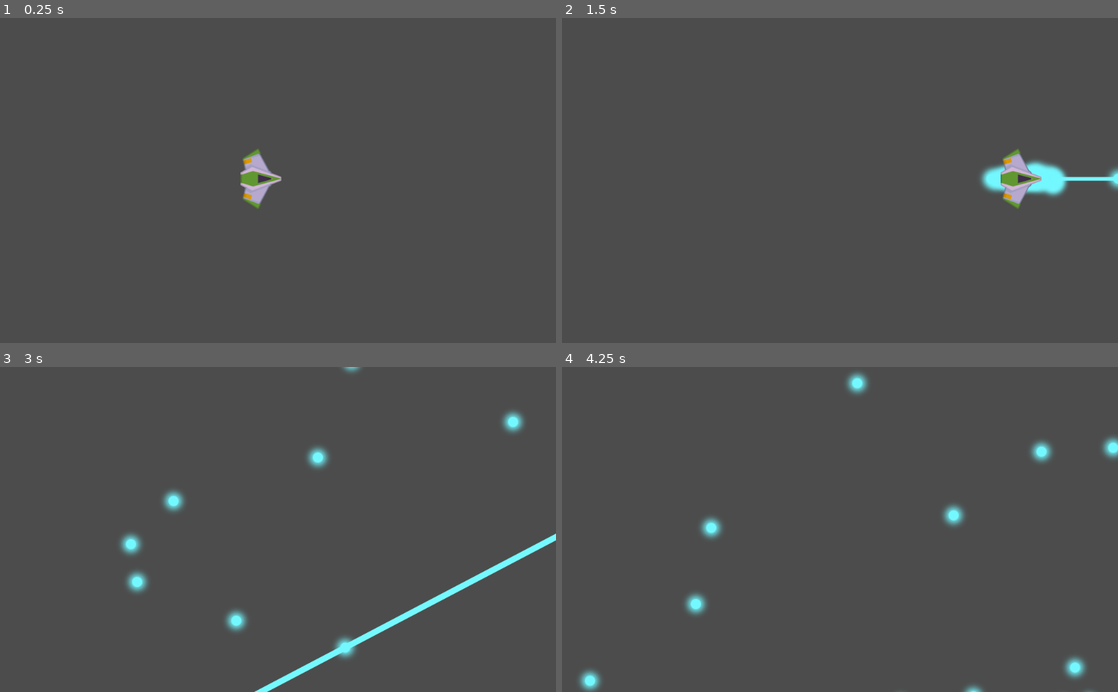
Above: before the commit, frames 1-4 (two rows, left to right).
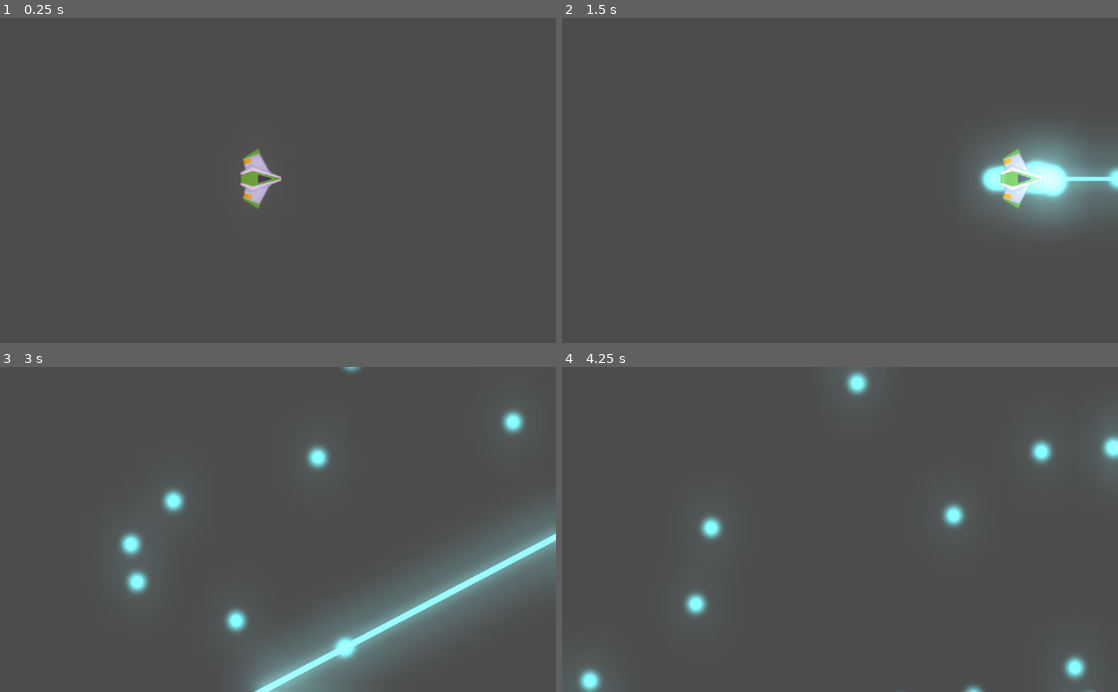
Above: after the commit, the same moments.

Repository: ismael29h/mete0rit0s-juego
Game: Godot game, scene res://Juego/Niveles/NivelTest.tscn
Same seed, same stepped clock (60 frames per second), same inputs: the game is played once before the commit and once after it.
Inputs:
- Up to frame 1 (0.25 s): no input
- Up to frame 2 (1.5 s): tap Enter at 0.5 s; hold W (mover_adelante) 0.53-1.28 s; hold Space (disparo_principal) 0.53-1.28 s; tap Shift (disparo_secundario) at 1.35 s
- Up to frame 3 (3 s): hold A (mover_antihorario) 2.03-2.78 s; hold W (mover_adelante) from 2.03 s (still down); tap S (mover_atrás) at 2.85 s
- Up to frame 4 (4.25 s): release W (mover_adelante) at 3.53 s; hold D (mover_horario) from 3.53 s (still down)

The runs differ from the first frame. In frame 2, 5.7% of the frame differs, in the area x 74-100%, y 34-64%; in frame 3, 11%, in the area x 21-100%, y 13-100%; in frame 4, 1.5%.

Commit message:
Ajustes de default_env.tres (enviroment, glow), WorldEnviroment, etc

Diff:
--- a/Juego/Niveles/NivelTest.tscn
+++ b/Juego/Niveles/NivelTest.tscn
@@ -1,10 +1,14 @@
-[gd_scene load_steps=3 format=2]
+[gd_scene load_steps=4 format=2]
 
 [ext_resource path="res://Juego/Naves/Player/Player.tscn" type="PackedScene" id=1]
 [ext_resource path="res://Juego/Niveles/Nivel.gd" type="Script" id=2]
+[ext_resource path="res://default_env.tres" type="Environment" id=3]
 
 [node name="NivelTest" type="Node2D"]
 script = ExtResource( 2 )
 
+[node name="WorldEnvironment" type="WorldEnvironment" parent="."]
+environment = ExtResource( 3 )
+
 [node name="Player" parent="." instance=ExtResource( 1 )]
 position = Vector2( 481, 297 )
--- a/Juego/Proyectiles/LaserBeam2D.tscn
+++ b/Juego/Proyectiles/LaserBeam2D.tscn
@@ -30,6 +30,7 @@
 gravity = Vector2( 0, 0 )
 initial_velocity = 25.0
 initial_velocity_random = 1.0
+angular_velocity = 720.0
 
 [node name="BeamParticles2D" type="CPUParticles2D" parent="."]
 modulate = Color( 1.5, 1.5, 1.5, 1 )
@@ -45,6 +46,7 @@
 gravity = Vector2( 0, 0 )
 initial_velocity = 25.0
 initial_velocity_random = 1.0
+angular_velocity = 720.0
 
 [node name="CollisionParticles2D" type="CPUParticles2D" parent="."]
 modulate = Color( 1.5, 1.5, 1.5, 1 )
@@ -57,6 +59,7 @@
 gravity = Vector2( 0, 0 )
 initial_velocity = 25.0
 initial_velocity_random = 1.0
+angular_velocity = 720.0
 
 [node name="Tween" type="Tween" parent="."]
 
--- a/default_env.tres
+++ b/default_env.tres
@@ -3,5 +3,10 @@
 [sub_resource type="ProceduralSky" id=1]
 
 [resource]
-background_mode = 2
+background_mode = 4
 background_sky = SubResource( 1 )
+glow_enabled = true
+glow_strength = 1.4
+glow_blend_mode = 0
+glow_bicubic_upscale = true
+adjustment_brightness = 5.36
